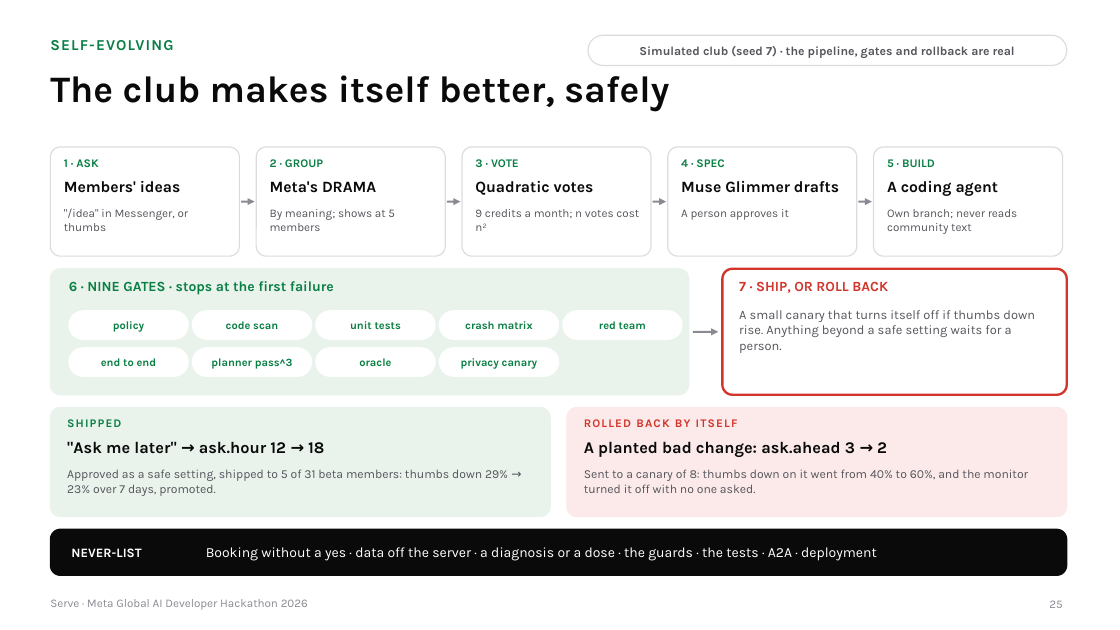
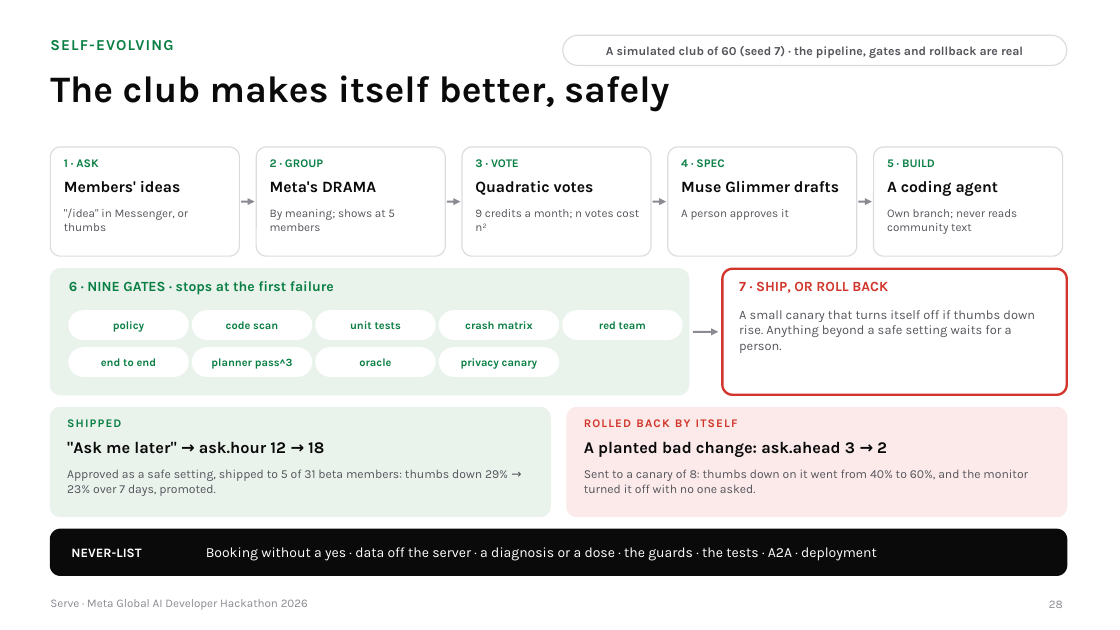
Before and after one commit to gino6178/serve-meta-hackathon, a slide deck: slide 28 of video/deck/Serve_Meta_deck.pptx (slide 25 before the commit). Drawn at 1120x630 pixels with LibreOffice and Linux fonts; fonts in the diff are those of the drawing. Boxes give left, top, right and bottom in pixels: in the first picture for what was removed or moved away, otherwise in the second. Text is boxed around its words. In the diff, an @@ line names an element or a change of style, - is before the commit and + after.

```diff
--- a/video/deck/Serve_Meta_deck.pptx
+++ b/video/deck/Serve_Meta_deck.pptx
@@ rounded rectangle: place and size @@
-rounded rectangle at bbox=[588, 35, 1067, 66]
+rounded rectangle at bbox=[563, 35, 1067, 66]
@@ text at bbox=[606, 46, 1023, 58]: text changed @@
-Simulated club (seed 7) · the pipeline, gates and rollback are real
+A simulated club of 60 (seed 7) · the pipeline, gates and rollback are real
@@ page number at bbox=[1049, 600, 1063, 608]: text changed @@
-25
+28
```
Also in this commit, not shown: 12 other slides changed, 3 slides added, 1 slide removed, 4 other files.
